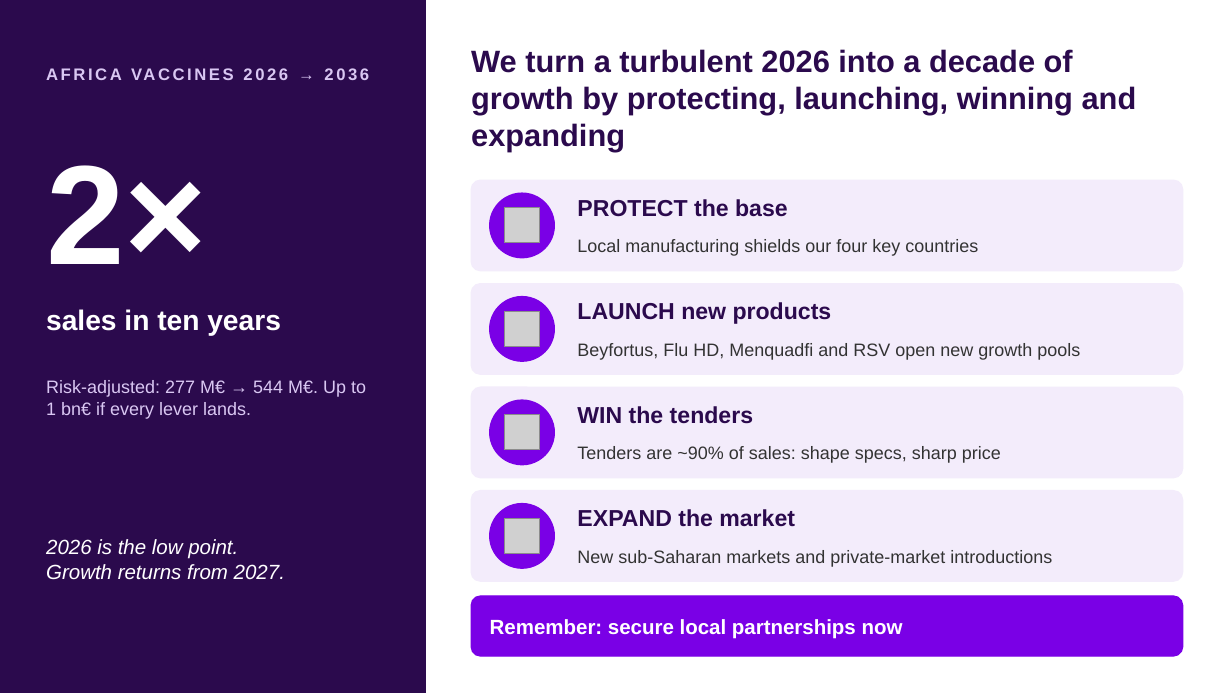
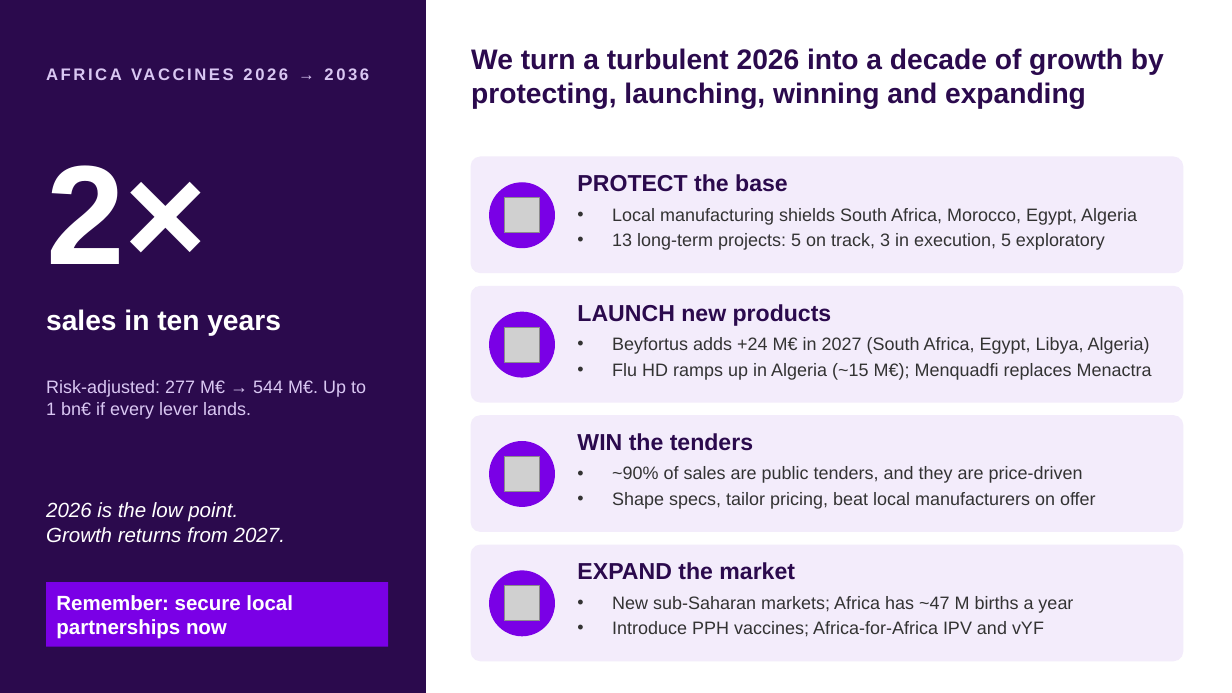
Before and after one commit to BenjaminKualalumpur/Future-Days-2026, a slide deck: slide 1 of Africa_Vaccines_2026-2036_Executive_Summary.pptx. Drawn at 1232x693 pixels with LibreOffice and Linux fonts; fonts in the diff are those of the drawing; grey boxes stand for pictures. Boxes give left, top, right and bottom in pixels: in the first picture for what was removed or moved away, otherwise in the second. Text is boxed around its words. In the diff, an @@ line names an element or a change of style, - is before the commit and + after.

```diff
--- a/Africa_Vaccines_2026-2036_Executive_Summary.pptx
+++ b/Africa_Vaccines_2026-2036_Executive_Summary.pptx
@@ text "We turn a turbulent 2026 ..." at [471,48,1164,109]: size 24 to 22 pt @@
@@ rounded rectangle: place and size @@
-rounded rectangle at [471,180,1183,271]
+rounded rectangle at [471,157,1183,273]
@@ text "PROTECT the base": place and size @@
-text "PROTECT the base" at [577,199,788,217]
+text "PROTECT the base" at [577,174,788,192]
@@ ellipse: place and size @@
-ellipse at [490,193,555,258]
+ellipse at [490,183,555,248]
@@ picture: place and size @@
-picture at [505,208,540,243]
+picture at [505,198,540,233]
@@ vertical alignment middle to top in 4 elements at [612,466,1096,509], [612,337,1152,380], [612,596,1073,637], [612,208,1137,250] @@
@@ text at [612,208,1137,250]: text changed @@
-Local manufacturing shields our four key countries
+• Local manufacturing shields South Africa, Morocco, Egypt, Algeria
+• 13 long-term projects: 5 on track, 3 in execution, 5 exploratory
@@ rounded rectangle: place and size @@
-rounded rectangle at [471,284,1183,374]
+rounded rectangle at [471,287,1183,402]
@@ ellipse: place and size @@
-ellipse at [490,297,555,361]
+ellipse at [490,312,555,377]
@@ picture: place and size @@
-picture at [505,311,540,347]
+picture at [505,327,540,362]
@@ text at [612,337,1152,380]: text changed @@
-Beyfortus, Flu HD, Menquadfi and RSV open new growth pools
+• Beyfortus adds +24 M€ in 2027 (South Africa, Egypt, Libya, Algeria)
+• Flu HD ramps up in Algeria (~15 M€); Menquadfi replaces Menactra
@@ rounded rectangle: place and size @@
-rounded rectangle at [471,387,1183,478]
+rounded rectangle at [471,416,1183,531]
@@ ellipse: place and size @@
-ellipse at [490,400,555,465]
+ellipse at [490,442,555,506]
@@ text "WIN the tenders": place and size @@
-text "WIN the tenders" at [577,406,753,424]
+text "WIN the tenders" at [577,433,753,451]
@@ picture: place and size @@
-picture at [505,415,540,450]
+picture at [505,457,540,492]
@@ text at [612,466,1096,509]: text changed @@
-Tenders are ~90% of sales: shape specs, sharp price
+• ~90% of sales are public tenders, and they are price-driven
+• Shape specs, tailor pricing, beat local manufacturers on offer
@@ text "2026 is the low point.": place and size @@
-text "2026 is the low point." at [46,539,285,580]
+text "2026 is the low point." at [46,502,285,543]
@@ proportions changed in 4 elements at [471,157,1183,273], [471,287,1183,402], [471,416,1183,531], [471,545,1183,661] @@
@@ rounded rectangle: place and size @@
-rounded rectangle at [471,491,1183,581]
+rounded rectangle at [471,545,1183,661]
@@ text "EXPAND the market": place and size @@
-text "EXPAND the market" at [577,509,795,527]
+text "EXPAND the market" at [577,562,795,580]
@@ rectangle "Remember: secure local partnerships now": place and size @@
-rectangle "Remember: secure local partnerships now" at [490,619,903,639]
+rectangle "Remember: secure local partnerships now" at [46,582,388,647]
@@ rectangle "Remember: secure local partnerships now" at [46,582,388,647]: fill none to #7A00E6 @@
@@ rounded rectangle removed at [471,596,1183,656] @@
@@ ellipse: place and size @@
-ellipse at [490,504,555,568]
+ellipse at [490,571,555,636]
@@ picture: place and size @@
-picture at [505,518,540,554]
+picture at [505,586,540,621]
@@ text at [612,596,1073,637]: text changed @@
-New sub-Saharan markets and private-market introductions
+• New sub-Saharan markets; Africa has ~47 M births a year
+• Introduce PPH vaccines; Africa-for-Africa IPV and vYF
```
